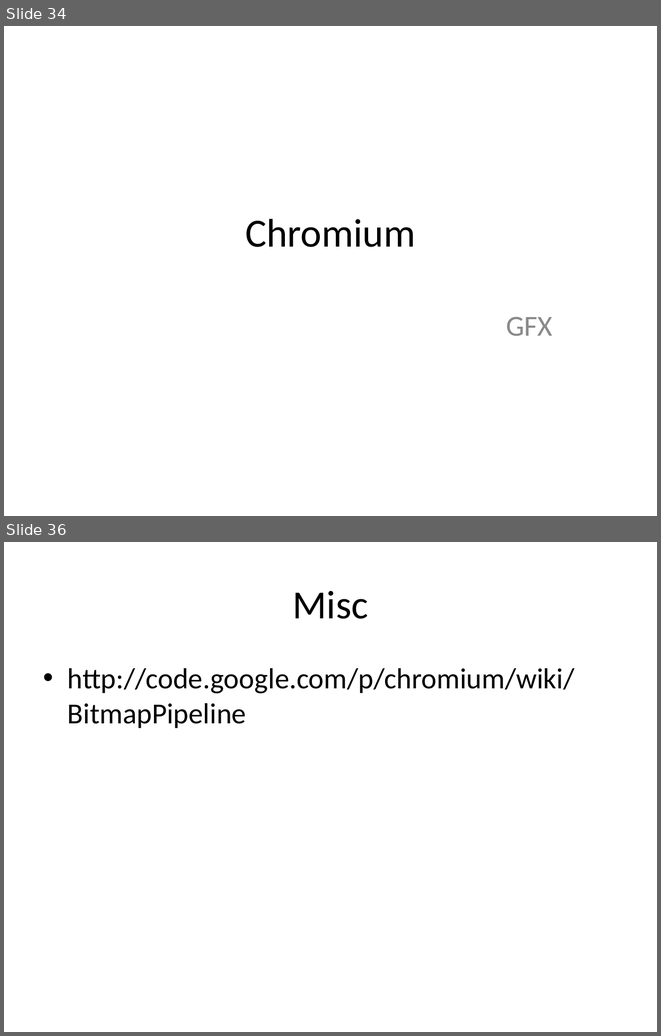
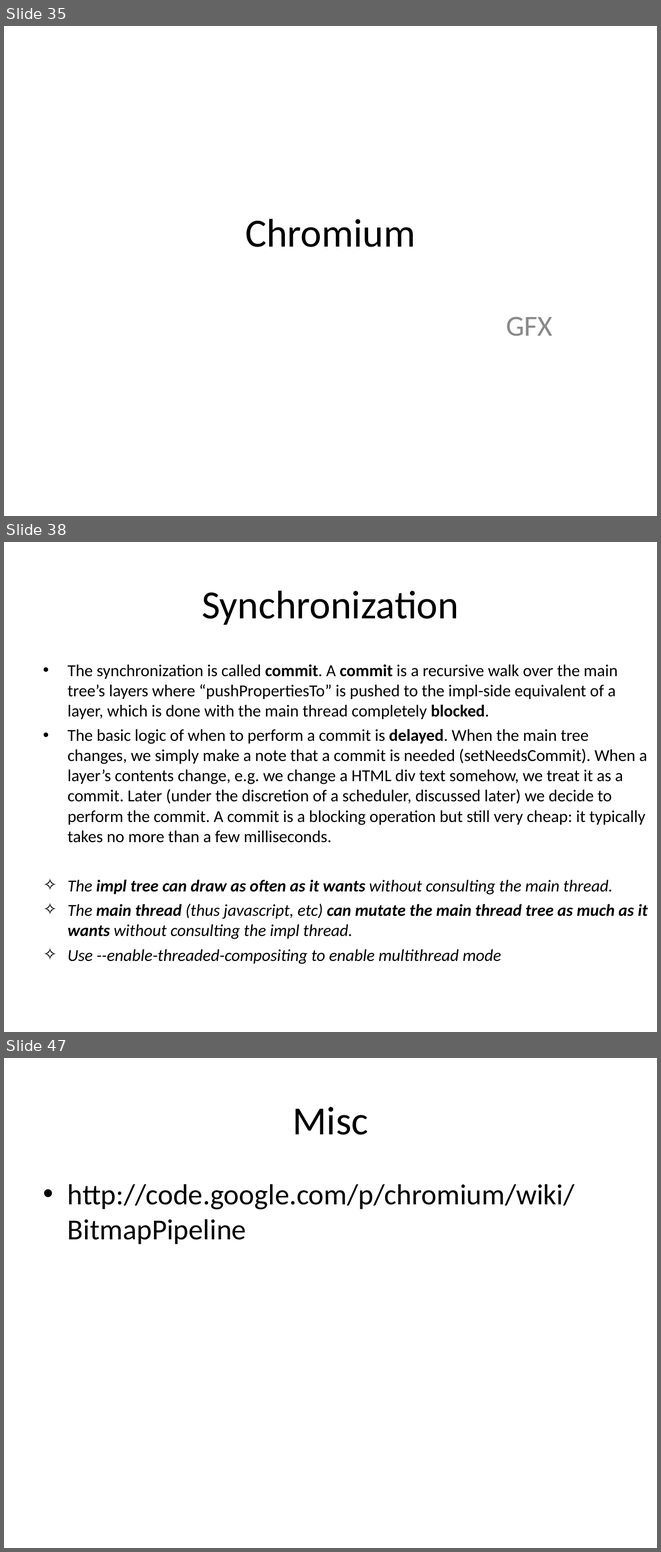
Before and after one commit to tezheng/chromium, a slide deck: docs/chromium.ppt. Shown one above the other, each under a label of ours: slides 34 and 36 before the commit, slides 35, 38 and 47 after it; the slides between them are not shown. The pictures are 661x1036 and 661x1552 pixels, drawn with LibreOffice and Linux fonts; fonts in the diff are those of the drawing. Boxes give left, top, right and bottom in pixels: in the first picture for what was removed or moved away, otherwise in the second. Text is boxed around its words. In the diff, an @@ line names an element or a change of style, - is before the commit and + after.

```diff
--- a/docs/chromium.ppt
+++ b/docs/chromium.ppt
@@ slide 38 added at (4, 542, 657, 1032), background #FFFFFF @@
@@ title added at (202, 590, 459, 625), 44 pt, text #000000 @@
+Synchronization
@@ text added at (68, 664, 648, 964), 18.5 pt, text #000000 @@
+• The synchronization is called commit. A commit is a recursive walk over the main tree’s layers where “pushPropertiesTo” is pushed to the impl-side equivalent of a layer, which is done with the main thread completely blocked.
+• The basic logic of when to perform a commit is delayed. When the main tree changes, we simply make a note that a commit is needed (setNeedsCommit). When a layer’s contents change, e.g. we change a HTML div text somehow, we treat it as a commit. Later (under the discretion of a scheduler, discussed later) we decide to perform the commit. A commit is a blocking operation but still very cheap: it typically takes no more than a few milliseconds.
+✧ The impl tree can draw as often as it wants without consulting the main thread.
+✧ The main thread (thus javascript, etc) can mutate the main thread tree as much as it wants without consulting the impl thread.
+✧ Use --enable-threaded-compositing to enable multithread mode
@@ what was slide 34 is now slide 35 @@
@@ what was slide 36 is now slide 47 @@
```
Also in this commit, not shown: 4 slides changed, 10 other slides added.
